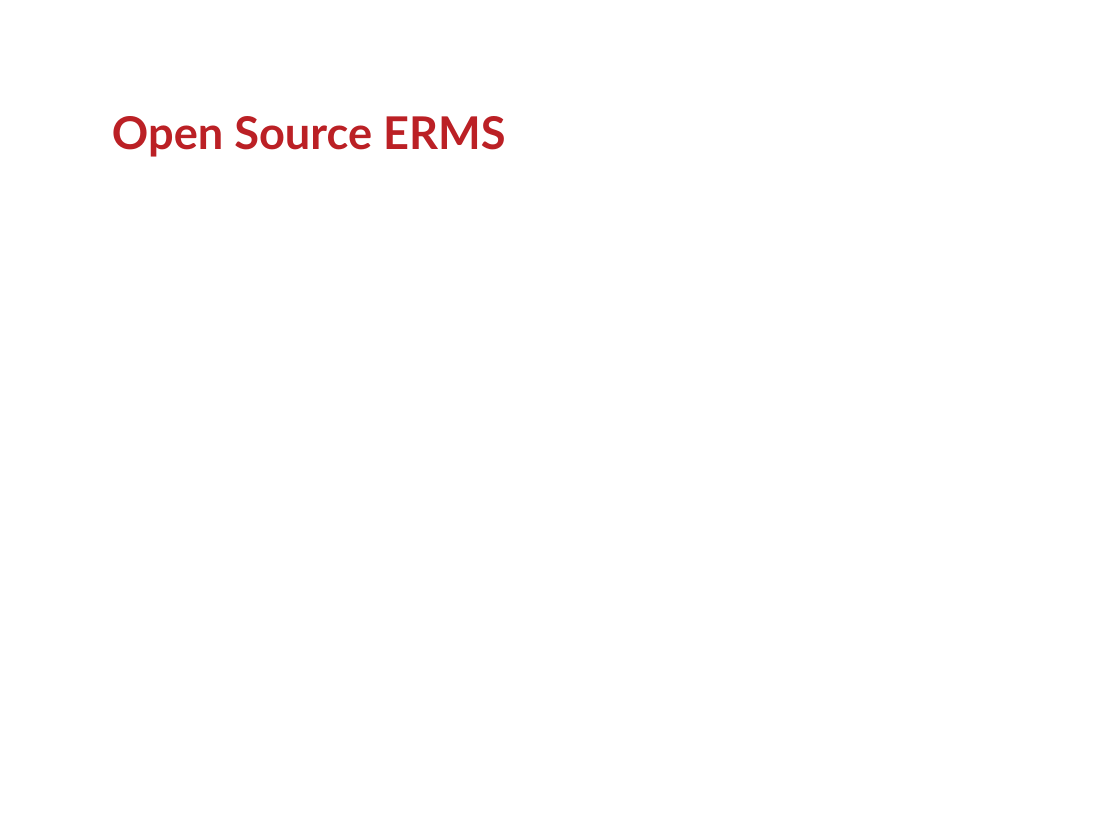
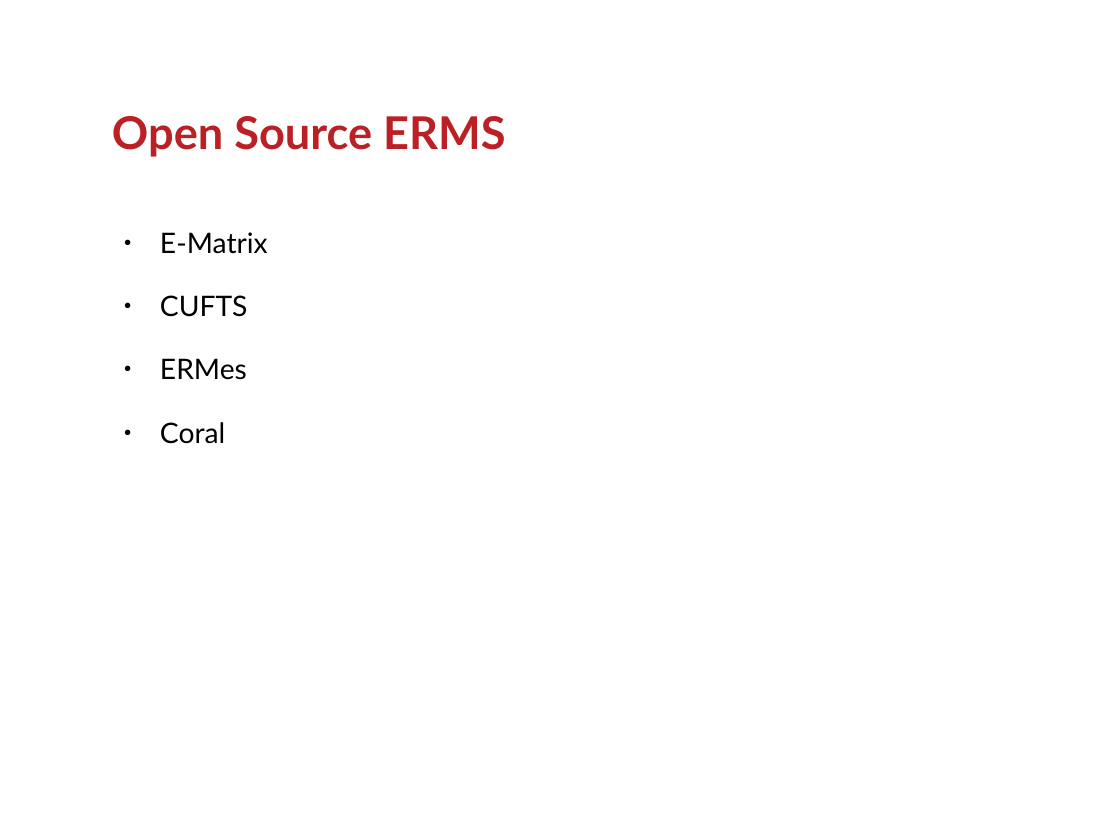
Before and after one commit to ranginui/presentation, a slide deck: slide 7 of kohaconclave/opensource_erm/erm.odp. Drawn at 1120x840 pixels with LibreOffice and Linux fonts; fonts in the diff are those of the drawing; background and template pictures are left out. Boxes give left, top, right and bottom in pixels: in the first picture for what was removed or moved away, otherwise in the second. Text is boxed around its words. In the diff, an @@ line names an element or a change of style, - is before the commit and + after.

```diff
--- a/kohaconclave/opensource_erm/erm.odp
+++ b/kohaconclave/opensource_erm/erm.odp
@@ text added at [160,232,268,444], 20 pt, text #000000 @@
+● E-Matrix
+● CUFTS
+● ERMes
+● Coral
```
Also in this commit, not shown: 1 other slide changed, 11 slides added, 1 slide removed.
